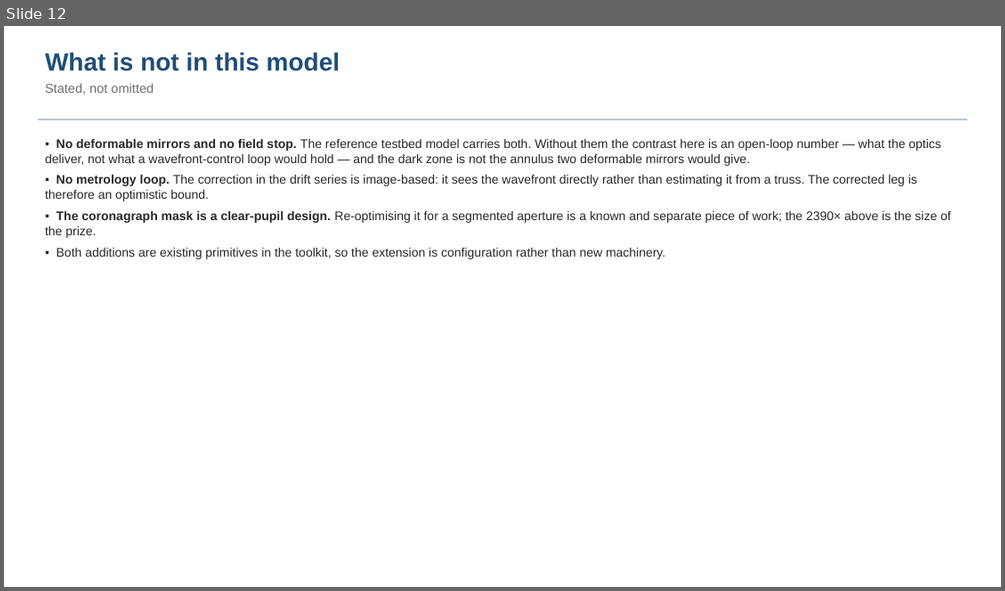
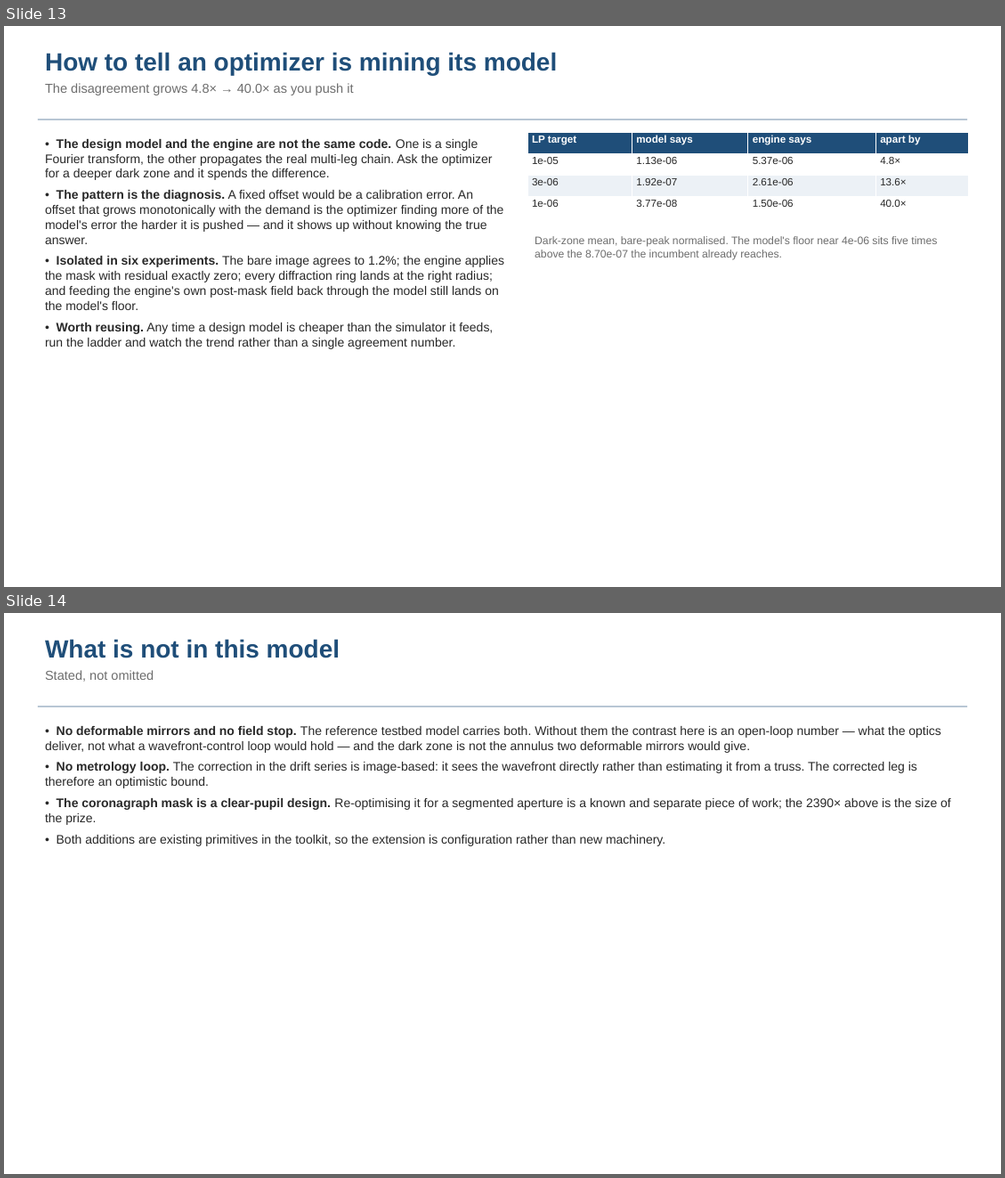
Before and after one commit to nasa-jpl/MACOS_resources, a slide deck: mmacos/templates/80_end_to_end/e2e6m/deck_e2e6m.pptx. Shown one above the other, each under a label of ours: slide 12 before the commit, slides 13 and 14 after it. The pictures are 1005x591 and 1005x1178 pixels, drawn with LibreOffice and Linux fonts; fonts in the diff are those of the drawing. Boxes give left, top, right and bottom in pixels: in the first picture for what was removed or moved away, otherwise in the second. Text is boxed around its words. In the diff, an @@ line names an element or a change of style, - is before the commit and + after.

```diff
--- a/mmacos/templates/80_end_to_end/e2e6m/deck_e2e6m.pptx
+++ b/mmacos/templates/80_end_to_end/e2e6m/deck_e2e6m.pptx
@@ slide 13 added at box(4, 26, 1001, 587), background #FFFFFF @@
@@ text added at box(45, 52, 557, 95), 12.5 pt, text #6E6E6E @@
+How to tell an optimizer is mining its model
+The disagreement grows 4.8× → 40.0× as you push it
@@ rectangle added at box(38, 119, 967, 120), fill #B8C6D4 @@
@@ table added at box(527, 132, 969, 218), 4 rows, 4 columns @@
+LP target | model says | engine says | apart by
+1e-05 | 1.13e-06 | 5.37e-06 | 4.8×
+3e-06 | 1.92e-07 | 2.61e-06 | 13.6×
+1e-06 | 3.77e-08 | 1.50e-06 | 40.0×
@@ text added at box(45, 139, 504, 349), 12 pt, text #282828 @@
+• The design model and the engine are not the same code. One is a single Fourier transform, the other propagates the real multi-leg chain. Ask the optimizer for a deeper dark zone and it spends the difference.
+• The pattern is the diagnosis. A fixed offset would be a calibration error. An offset that grows monotonically with the demand is the optimizer finding more of the model's error the harder it is pushed — and it shows up without knowing the true answer.
+• Isolated in six experiments. The bare image agrees to 1.2%; the engine applies the mask with residual exactly zero; every diffraction ring lands at the right radius; and feeding the engine's own post-mask field back through the model still lands on the model's floor.
+• Worth reusing. Any time a design model is cheaper than the simulator it feeds, run the ladder and watch the trend rather than a single agreement number.
@@ text added at box(534, 236, 937, 260), 10.5 pt, text #6E6E6E @@
+Dark-zone mean, bare-peak normalised. The model's floor near 4e-06 sits five times above the 8.70e-07 the incumbent already reaches.
@@ what was slide 12 is now slide 14 @@
```
Also in this commit, not shown: 4 slides changed, 1 other slide added, 8 other files.
